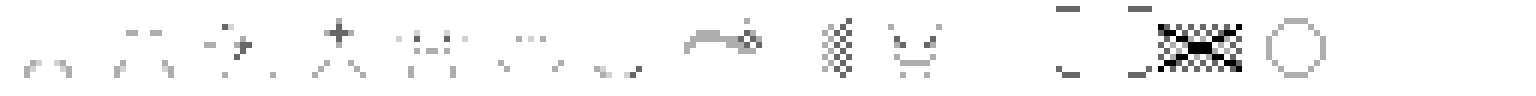
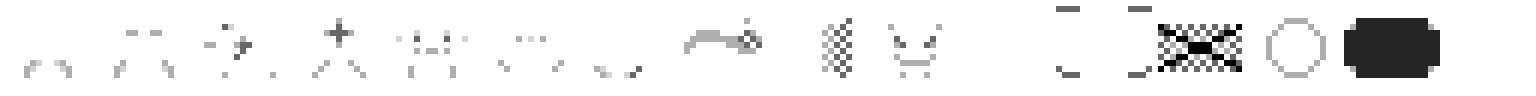
Layer changes from the first 1536 x 96 image to the second:
painted on "misc" over (1344, 18, 1440, 78)
